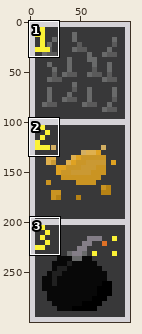
A sprite sheet gets an edit: YouveBeenAudited/Content/inventory.png. The picture above shows the old version from afar; the outline marks the close-up.
Close-up. As it was:
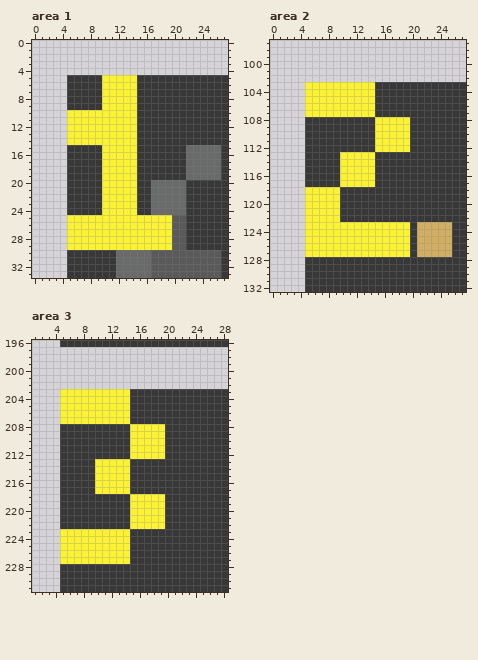
The file is 100x300 pixels. Shown: area 1: x 0..27, y 0..33; area 2: x 0..27, y 97..132; area 3: x 1..28, y 196..231.
New version:
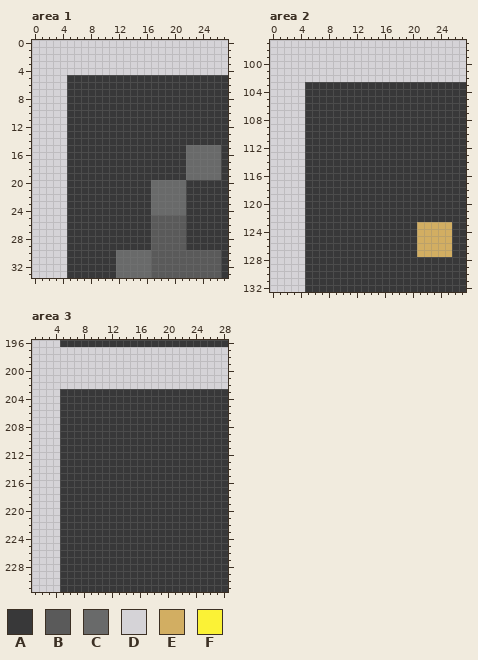
Palette (. is transparent): A #383839  B #5a5a5a  C #696a6a  D #d5d3d7  E #d2ae62  F #fbf236
The edit:
Area 1:
y 5..9: x 10..14 FFFFF -> AAAAA
y 10..14: x 5..14 FFFFFFFFFF -> AAAAAAAAAA
y 15..24: x 10..14 FFFFF -> AAAAA
y 25..29: x 5..19 FFFFFFFFFFFFFFF -> AAAAAAAAAAAABBB
Area 2:
y 103..107: x 5..14 FFFFFFFFFF -> AAAAAAAAAA
y 108..112: x 15..19 FFFFF -> AAAAA
y 113..117: x 10..14 FFFFF -> AAAAA
y 118..122: x 5..9 FFFFF -> AAAAA
y 123..127: x 5..19 FFFFFFFFFFFFFFF -> AAAAAAAAAAAAAAA
Area 3:
y 203..207: x 5..14 FFFFFFFFFF -> AAAAAAAAAA
y 208..212: x 15..19 FFFFF -> AAAAA
y 213..217: x 10..14 FFFFF -> AAAAA
y 218..222: x 15..19 FFFFF -> AAAAA
y 223..227: x 5..14 FFFFFFFFFF -> AAAAAAAAAA
Boxes around the changes in both close-ups, in picture pixels (x1, y1, x2, y2):
changed: (67, 75, 172, 250)
changed: (305, 82, 410, 257)
changed: (60, 389, 165, 564)
